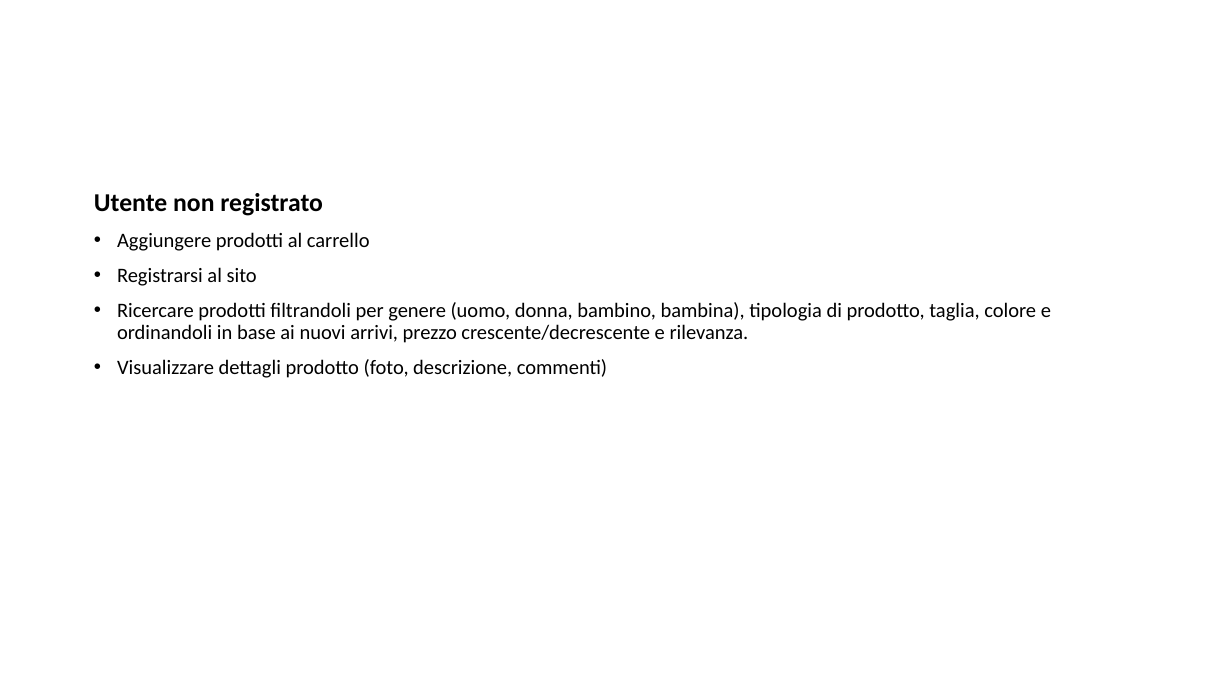
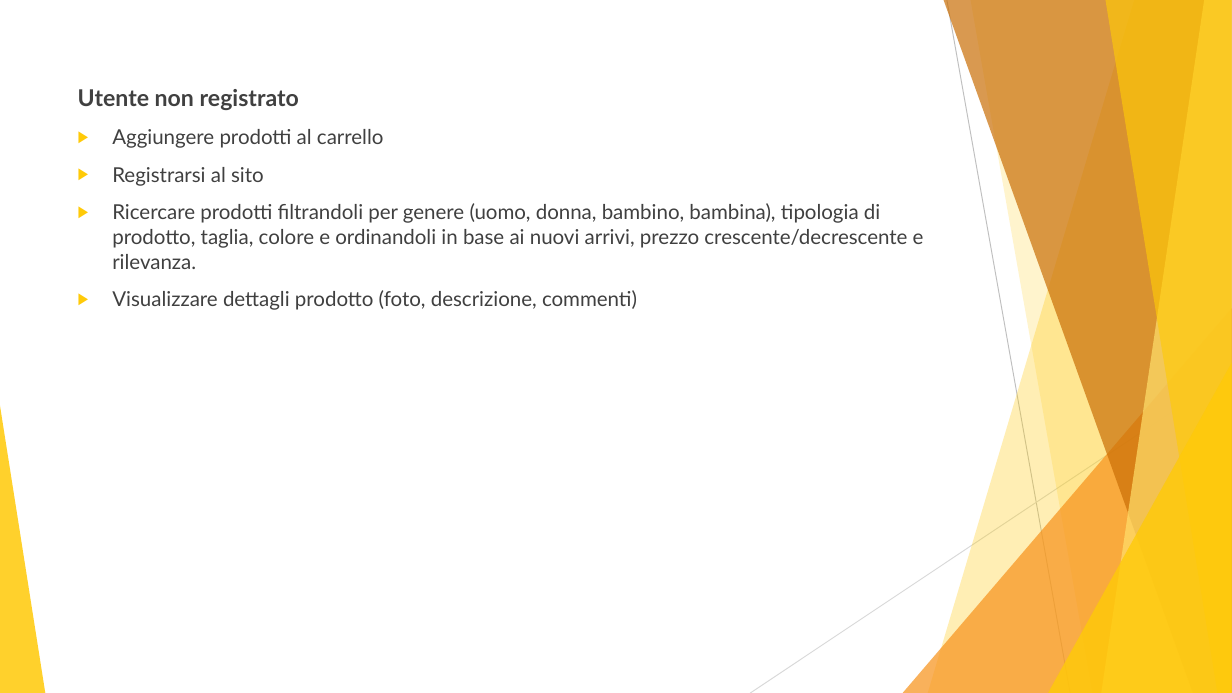
Before and after one commit to aymen94/visionario, a slide deck: slide 4 of documentation/it/Presentazione.pptx. Drawn at 1232x693 pixels with LibreOffice and Linux fonts; fonts in the diff are those of the drawing. Boxes give left, top, right and bottom in pixels: in the first picture for what was removed or moved away, otherwise in the second. Text is boxed around its words. In the diff, an @@ line names an element or a change of style, - is before the commit and + after.

```diff
--- a/documentation/it/Presentazione.pptx
+++ b/documentation/it/Presentazione.pptx
@@ text "Utente non registrato": place and size @@
-text "Utente non registrato" at bbox=[94, 193, 1051, 378]
+text "Utente non registrato" at bbox=[78, 89, 924, 310]
@@ text "Utente non registrato" at bbox=[78, 89, 924, 310]: size 20 to 18 pt in "Utente non registrato"; font Calibri to Lato, text colour #000000 to #404040; line spacing 0.9 to 1; bullet • to ▶ @@
@@ group added at bbox=[0, 0, 1232, 693]: 5 freeform shapes, 3 triangles, 2 lines @@
```
Also in this commit, not shown: 5 other slides changed, 3 slides added, 1 slide removed, 1 other file.
